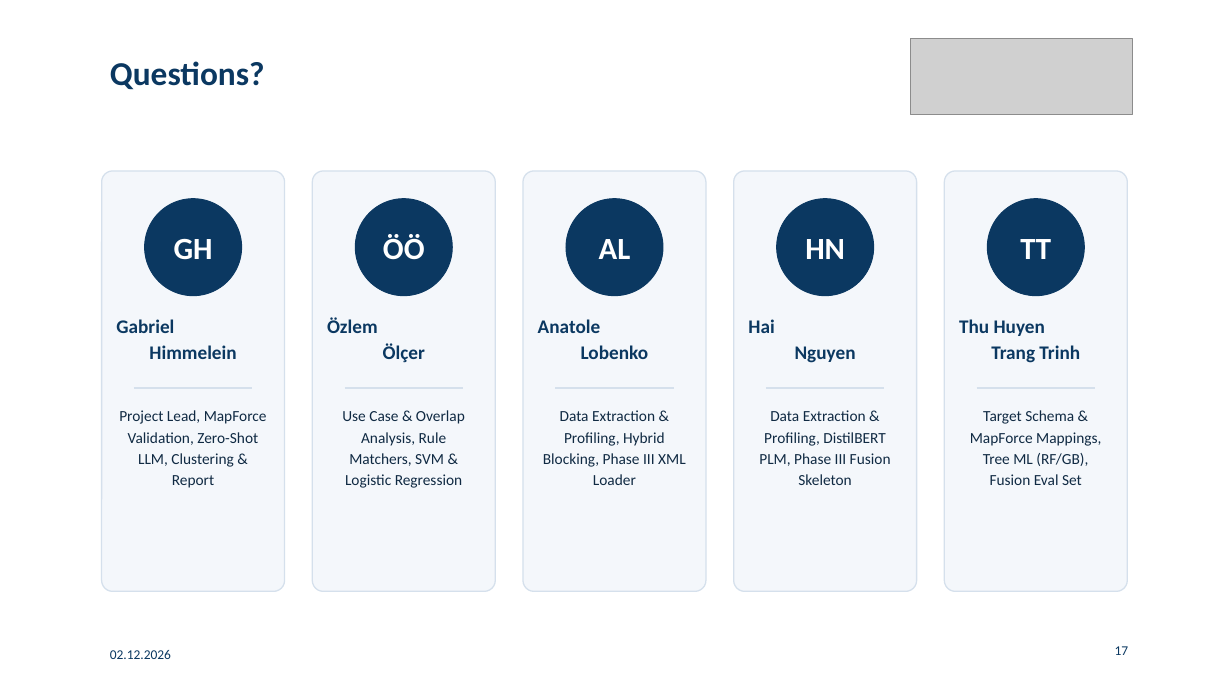
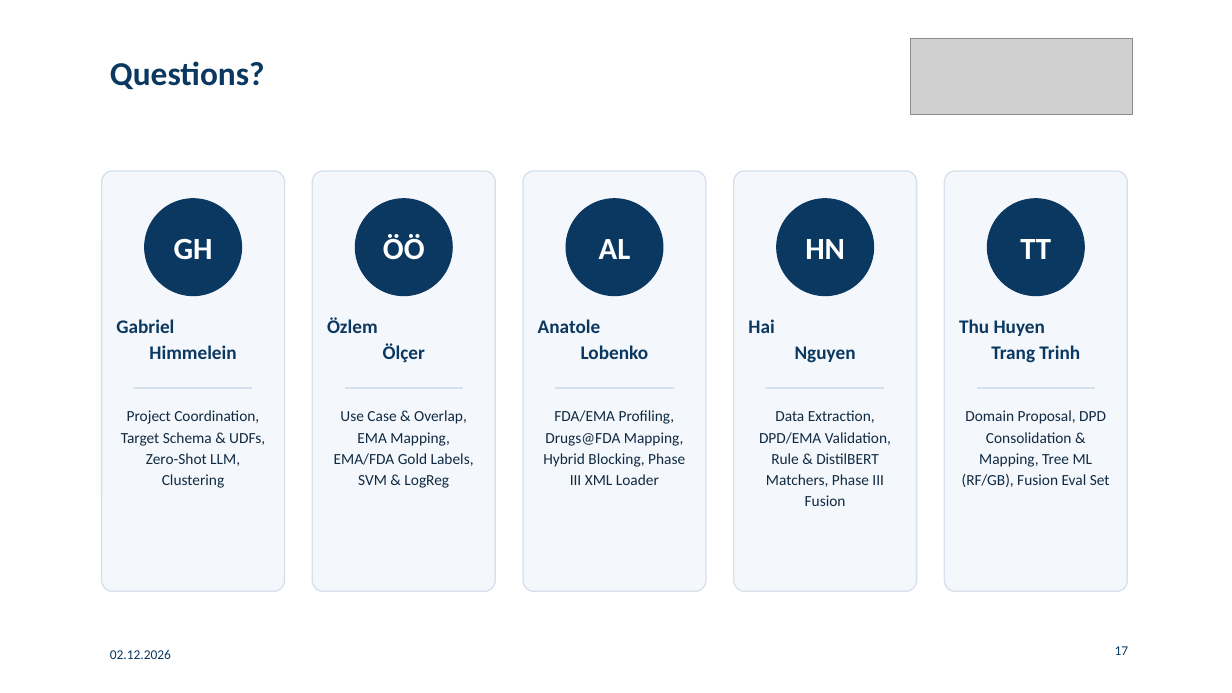
Before and after one commit to gabegagster/wdi-drug-integration, a slide deck: slide 17 of docs/presentation/wdi_drug_integration_presentation.pptx. Drawn at 1232x693 pixels with LibreOffice and Linux fonts; fonts in the diff are those of the drawing; grey boxes stand for pictures. Boxes give left, top, right and bottom in pixels: in the first picture for what was removed or moved away, otherwise in the second. Text is boxed around its words. In the diff, an @@ line names an element or a change of style, - is before the commit and + after.

Commit message:
Updated project report and presentation with phase III results and added the contribution table

```diff
--- a/docs/presentation/wdi_drug_integration_presentation.pptx
+++ b/docs/presentation/wdi_drug_integration_presentation.pptx
@@ text at bbox=[121, 410, 265, 488]: text changed @@
-Project Lead, MapForce Validation, Zero-Shot LLM, Clustering & Report
+Project Coordination, Target Schema & UDFs, Zero-Shot LLM, Clustering
@@ text at bbox=[334, 410, 474, 488]: text changed @@
-Use Case & Overlap Analysis, Rule Matchers, SVM & Logistic Regression
+Use Case & Overlap, EMA Mapping, EMA/FDA Gold Labels, SVM & LogReg
@@ text at bbox=[543, 410, 685, 485]: text changed @@
-Data Extraction & Profiling, Hybrid Blocking, Phase III XML Loader
+FDA/EMA Profiling, Drugs@FDA Mapping, Hybrid Blocking, Phase III XML Loader
@@ text at bbox=[759, 410, 891, 506]: text changed @@
-Data Extraction & Profiling, DistilBERT PLM, Phase III Fusion Skeleton
+Data Extraction, DPD/EMA Validation, Rule & DistilBERT Matchers, Phase III Fusion
@@ text at bbox=[962, 410, 1110, 487]: text changed @@
-Target Schema & MapForce Mappings, Tree ML (RF/GB), Fusion Eval Set
+Domain Proposal, DPD Consolidation & Mapping, Tree ML (RF/GB), Fusion Eval Set
```
Also in this commit, not shown: 9 other slides changed, 13 other files.
